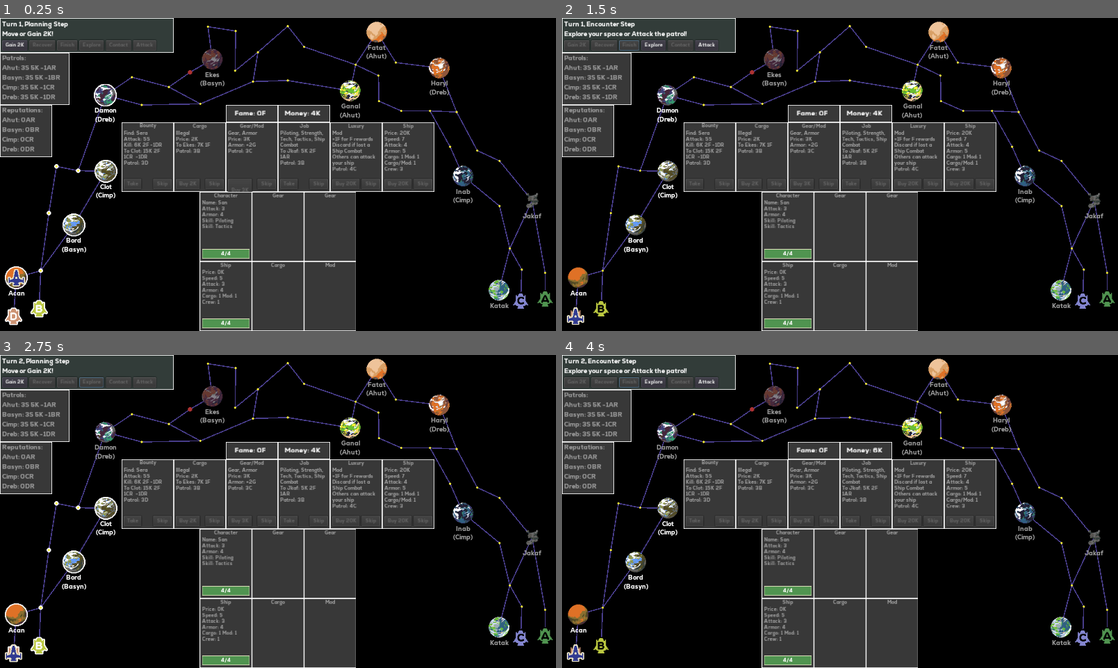
Above: before the commit, frames 1-4 (two rows, left to right).
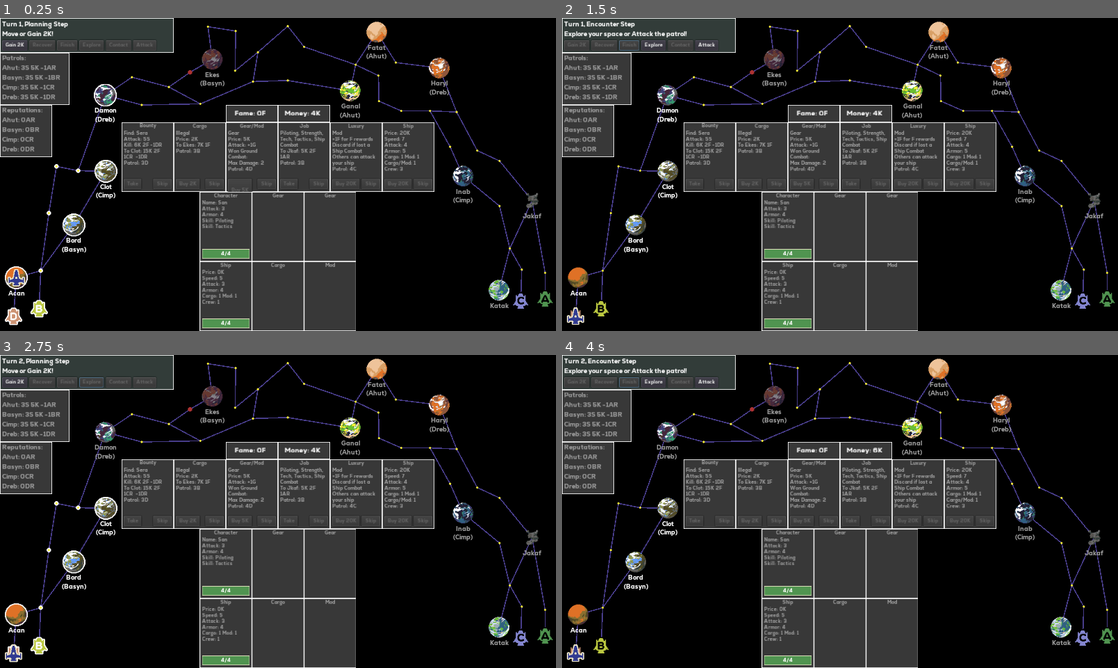
Above: after the commit, the same moments.

Repository: kosinaz/20-parsecs
Game: Godot game, scene res://scenes/ingame.tscn
Two runs of this game, one before a commit and one after it. Both use one fixed random seed, a clock stepped at 60 frames per second and the inputs below.
Inputs (mouse positions are in pixels of both pictures, inside the frame that each line leads up to):
- Up to frame 1 (0.25 s): no input
- Up to frame 2 (1.5 s): click (573, 315) at 0.52 s; click "Finish" at 1.25 s
- Up to frame 3 (2.75 s): click "Explore" at 2 s
- Up to frame 4 (4 s): click "Gain 2K" at 2.75 s; click "Finish" at 3.5 s

The runs differ from the first frame. In frame 1, 0.2% of the frame differs, in the area x 41-48%, y 36-55%; in frame 2, 0.2%; in frame 3, 0.2%; in frame 4, 0.2%.

Commit message:
add jetpack

Diff:
--- a/20 Parsecs/scenes/gearmods.gd
+++ b/20 Parsecs/scenes/gearmods.gd
@@ -93,4 +93,12 @@
 		"patrol": "A",
 		"move": 3,
 	},
+	{
+		"type": "Gear",
+		"buy": 6,
+		"name": "jetpack",
+		"description": "Ground Combat:\n-1 Enemy Hit\nWith Tactics:\n-1 Enemy Crit",
+		"patrol": "A",
+		"move": 4,
+	},
 ]
--- a/20 Parsecs/scenes/ingame.gd
+++ b/20 Parsecs/scenes/ingame.gd
@@ -490,11 +490,11 @@
 		if result == "crit":
 			result2 += 2
 			has_crit = true
-#	if has_mod("ion cannon"):
-#		if has_crit and is_skilled("Tactics"):
-#			result2 -= 2
-#		elif has_hit:
-#			result2 -= 1
+	if has_gear("jetpack"):
+		if has_crit and is_skilled("Tactics"):
+			result2 -= 2
+		elif has_hit:
+			result2 -= 1
 	if has_gear("blaster rifle"):
 		result2 = min(result2, 2)
 	return {
